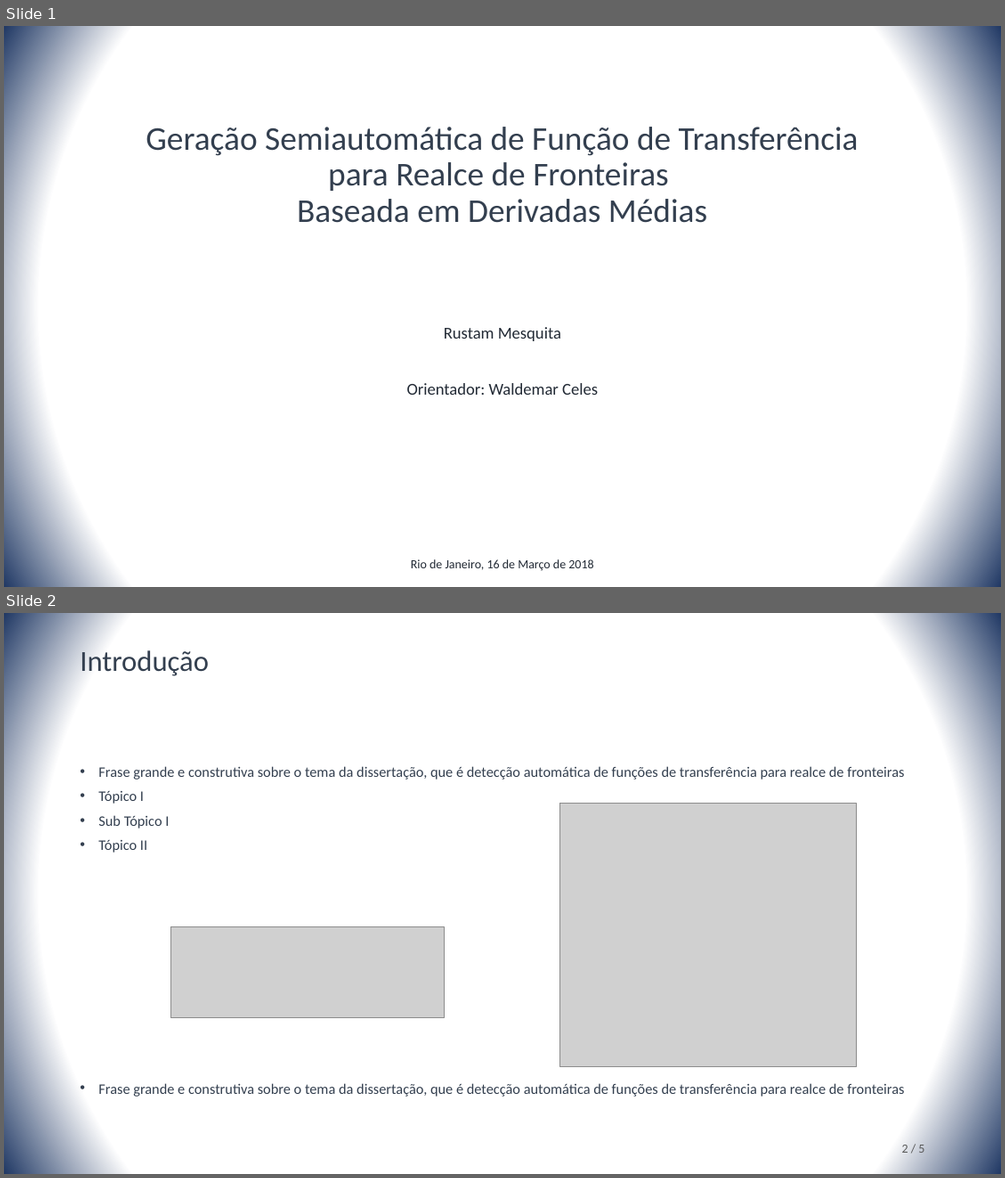
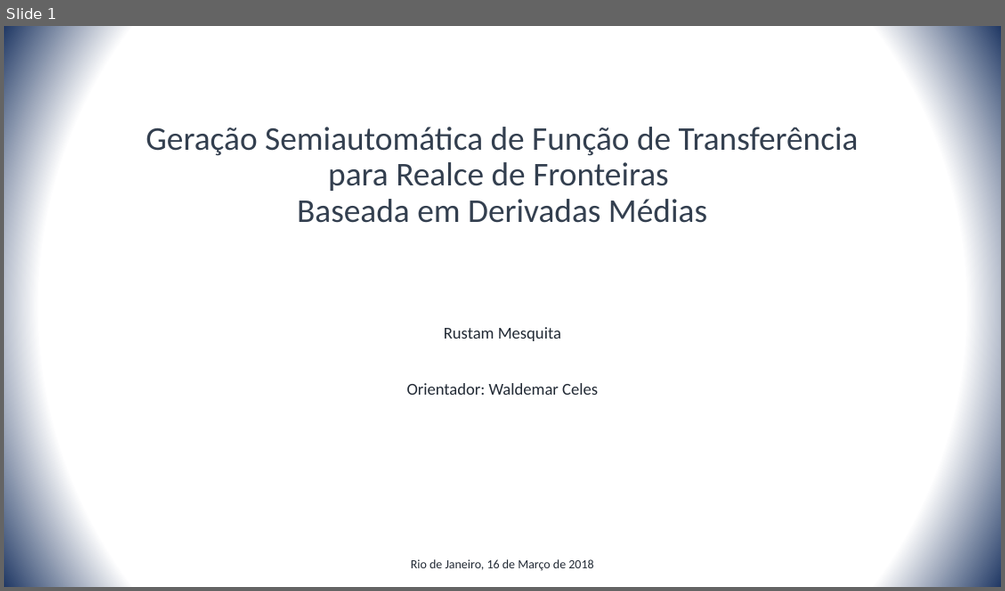
Before and after one commit to rustanitu/atfgtex, a slide deck: presentation/presentation.pptm. Shown one above the other, each under a label of ours: slides 1 and 2 before the commit, slide 1 after it. The pictures are 1005x1178 and 1005x591 pixels, drawn with LibreOffice and Linux fonts; fonts in the diff are those of the drawing; grey boxes stand for pictures. Boxes give left, top, right and bottom in pixels: in the first picture for what was removed or moved away, otherwise in the second. Text is boxed around its words. In the diff, an @@ line names an element or a change of style, - is before the commit and + after.

Commit message:
Update Presentation

```diff
--- a/presentation/presentation.pptm
+++ b/presentation/presentation.pptm
@@ slide 2 removed at bbox=[4, 613, 1001, 1174], background gradient #FFFFFF to #203864 @@
@@ title removed at bbox=[80, 648, 209, 676] @@
-Introdução
@@ text removed at bbox=[98, 766, 904, 1096] @@
-• Frase grande e construtiva sobre o tema da dissertação, que é detecção automática de funções de transferência para realce de fronteiras
-• Tópico I
-• Sub Tópico I
-• Tópico II
-• Frase grande e construtiva sobre o tema da dissertação, que é detecção automática de funções de transferência para realce de fronteiras
@@ picture removed at bbox=[560, 803, 857, 1066] @@
@@ picture removed at bbox=[170, 927, 444, 1018] @@
@@ text removed at bbox=[902, 1144, 924, 1152] @@
-2 / 5
```
Also in this commit, not shown: 14 slides added, 3 other slides removed.
